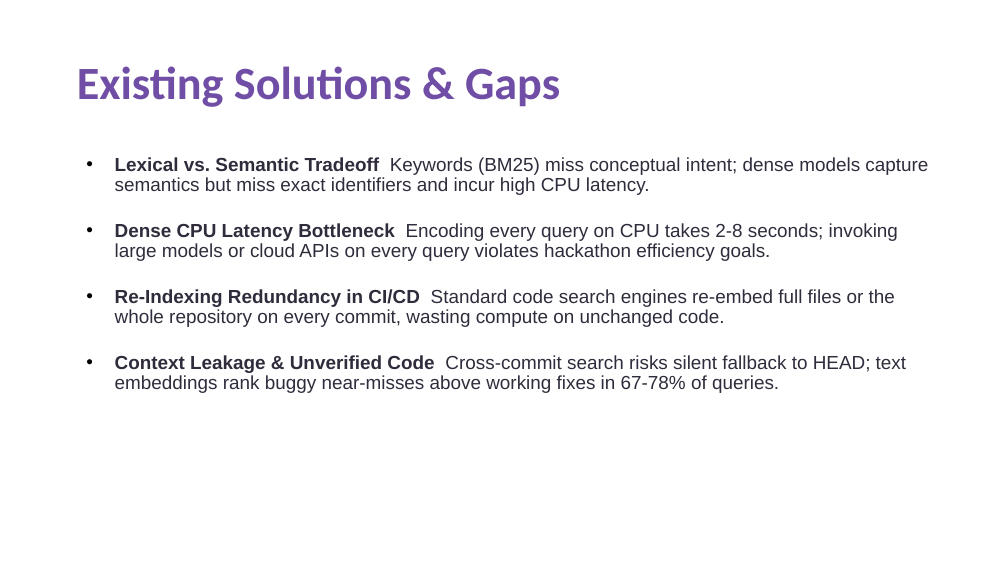
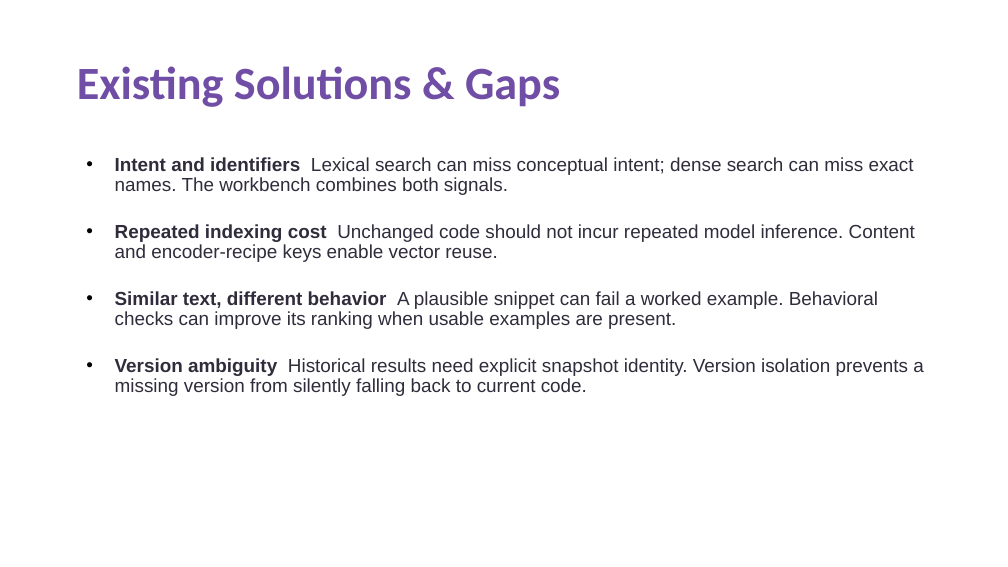
Before and after one commit to krizz711/CodeDoctor-Agentic-Semantic-and-Structural-Intelligence-for-Code-Repositories, a slide deck: slide 3 of VITV_Doctors_Submission.pptx. Drawn at 1008x567 pixels with LibreOffice and Linux fonts; fonts in the diff are those of the drawing. Boxes give left, top, right and bottom in pixels: in the first picture for what was removed or moved away, otherwise in the second. Text is boxed around its words. In the diff, an @@ line names an element or a change of style, - is before the commit and + after.

```diff
--- a/VITV_Doctors_Submission.pptx
+++ b/VITV_Doctors_Submission.pptx
@@ text at [115, 157, 924, 396]: text changed @@
-• Lexical vs. Semantic Tradeoff Keywords (BM25) miss conceptual intent; dense models capture semantics but miss exact identifiers and incur high CPU latency.
-• Dense CPU Latency Bottleneck Encoding every query on CPU takes 2-8 seconds; invoking large models or cloud APIs on every query violates hackathon efficiency goals.
-• Re-Indexing Redundancy in CI/CD Standard code search engines re-embed full files or the whole repository on every commit, wasting compute on unchanged code.
-• Context Leakage & Unverified Code Cross-commit search risks silent fallback to HEAD; text embeddings rank buggy near-misses above working fixes in 67-78% of queries.
+• Intent and identifiers Lexical search can miss conceptual intent; dense search can miss exact names. The workbench combines both signals.
+• Repeated indexing cost Unchanged code should not incur repeated model inference. Content and encoder-recipe keys enable vector reuse.
+• Similar text, different behavior A plausible snippet can fail a worked example. Behavioral checks can improve its ranking when usable examples are present.
+• Version ambiguity Historical results need explicit snapshot identity. Version isolation prevents a missing version from silently falling back to current code.
```
Also in this commit, not shown: 10 other slides changed, 49 other files.
